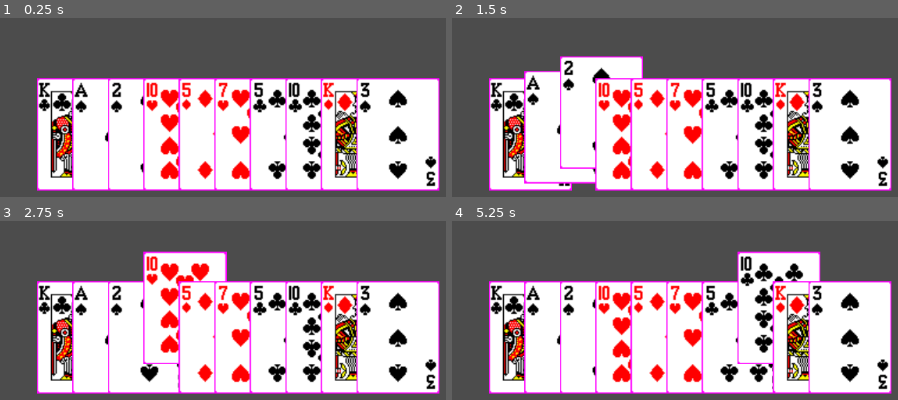
Above: before the commit, frames 1-4 (two rows, left to right).
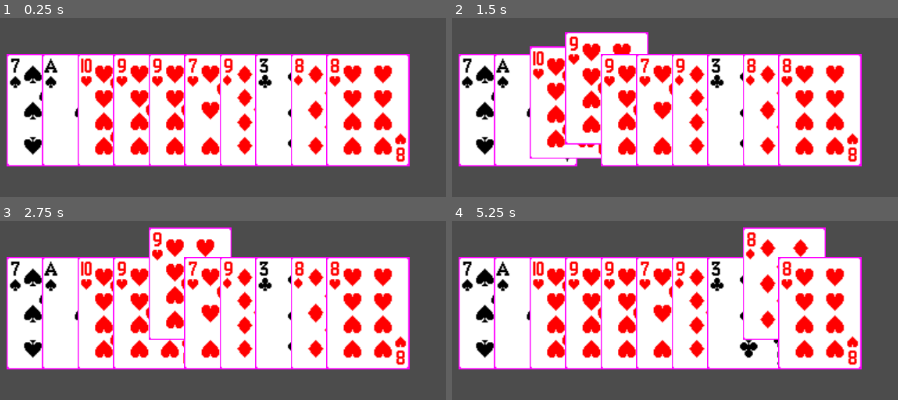
Above: after the commit, the same moments.

Repository: mhogar/CardGameEngine
Game: Godot game, scene res://core/Game.tscn
The game is run twice, just before and just after one commit, with the same random seed, the same clock (stepped at 60 frames per second) and the same inputs.
Inputs (mouse positions are in pixels of both pictures, inside the frame that each line leads up to):
- Up to frame 1 (0.25 s): no input
- Up to frame 2 (1.5 s): tap Enter at 0.5 s; move the mouse to (532, 134) at 0.52 s; click (532, 134) at 0.6 s; click (532, 134) at 1.25 s; move the mouse to (567, 134) at 1.27 s; click (567, 134) at 1.35 s
- Up to frame 3 (2.75 s): click (115, 337) at 2 s; move the mouse to (151, 337) at 2.02 s; click (151, 337) at 2.1 s
- Up to frame 4 (5.25 s): click (603, 337) at 2.75 s; move the mouse to (634, 337) at 2.77 s; click (634, 337) at 2.85 s; click (634, 337) at 3.5 s; move the mouse to (670, 337) at 3.52 s; click (670, 337) at 3.6 s; click (670, 337) at 4.25 s; move the mouse to (706, 337) at 4.27 s; click (706, 337) at 4.35 s; move the mouse to (741, 337) at 5.02 s; click (741, 337) at 5.1 s

The runs differ from the first frame. In frame 1, 52% of the frame differs, in the area x 1-99%, y 20-97%; in frame 2, 53%; in frame 3, 54%; in frame 4, 54%, in the area x 1-99%, y 3-97%.

Commit message:
Refactor deck into child hand node

Diff:
--- a/core/Deck.gd
+++ b/core/Deck.gd
@@ -1,27 +1,11 @@
 extends Node2D
 class_name Deck
 
-export var max_width : float
-
 onready var cards_node := $Cards
-
-var hovered_card_indices := []
-var selected_card_index : int = -1
 
 
 func _ready():
 	randomize()
-
-	create_deck(10)
-
-	var spacing := max_width / (num_cards() + 1)
-	for i in num_cards():
-		get_cards()[i].position.x = spacing * (i + 1) - (max_width / 2.0)
-
-
-func _process(delta):
-	if Input.is_action_just_pressed("confirm_card"):
-		print(selected_card_index)
 
 
 func num_cards() -> int:
@@ -30,47 +14,3 @@
 
 func get_cards() -> Array:
 	return cards_node.get_children()
-
-
-func create_deck(num_cards : int):
-	for index in num_cards:
-		var card : Card = preload("res://core/Card.tscn").instance()
-		card.value = randi() % Card.NUM_VALUES
-		card.suit = randi() % Card.NUM_SUITS
-
-		card.connect("card_mouse_entered", self, "_on_card_mouse_entered", [index])
-		card.connect("card_mouse_exited", self, "_on_card_mouse_exited", [index])
-		cards_node.add_child(card)
-
-
-func select_card(index : int):
-	var old_index := selected_card_index
-	selected_card_index = index
-
-	if index >= 0:
-		get_cards()[index].play_hover_anim()
-
-	if old_index >= 0:
-		get_cards()[old_index].play_hover_anim(true)
-
-
-func unselect_card(index : int):
-	hovered_card_indices.erase(index)
-	if index != selected_card_index:
-		return
-
-	if hovered_card_indices.empty():
-		select_card(-1)
-	else:
-		select_card(hovered_card_indices.max())
-
-
-func _on_card_mouse_entered(index : int):
-	hovered_card_indices.append(index)
-
-	if index > selected_card_index:
-		select_card(index)
-
-
-func _on_card_mouse_exited(index : int):
-	unselect_card(index)
--- a/core/Game.tscn
+++ b/core/Game.tscn
@@ -1,8 +1,8 @@
 [gd_scene load_steps=2 format=2]
 
-[ext_resource path="res://core/Deck.tscn" type="PackedScene" id=1]
+[ext_resource path="res://core/Hand.tscn" type="PackedScene" id=1]
 
 [node name="Game" type="Node2D"]
 
-[node name="Deck" parent="." instance=ExtResource( 1 )]
-position = Vector2( 531.462, 488.92 )
+[node name="Hand" parent="." instance=ExtResource( 1 )]
+position = Vector2( 492.73, 457.807 )
--- /dev/null
+++ b/core/Hand.gd
@@ -0,0 +1,63 @@
+extends Deck
+
+const MAX_WIDTH := 500.0
+
+var hovered_card_indices := []
+var selected_card_index : int = -1
+
+
+func _ready():
+	create_hand(10)
+
+	var spacing := MAX_WIDTH / (num_cards() + 1)
+	for i in num_cards():
+		get_cards()[i].position.x = spacing * (i + 1) - (MAX_WIDTH / 2.0)
+
+
+func _process(delta):
+	if Input.is_action_just_pressed("confirm_card"):
+		print(selected_card_index)
+
+
+func create_hand(num_cards : int):
+	for index in num_cards:
+		var card : Card = preload("res://core/Card.tscn").instance()
+		card.value = randi() % Card.NUM_VALUES
+		card.suit = randi() % Card.NUM_SUITS
+
+		card.connect("card_mouse_entered", self, "_on_card_mouse_entered", [index])
+		card.connect("card_mouse_exited", self, "_on_card_mouse_exited", [index])
+		cards_node.add_child(card)
+
+
+func select_card(index : int):
+	var old_index := selected_card_index
+	selected_card_index = index
+
+	if index >= 0:
+		get_cards()[index].play_hover_anim()
+
+	if old_index >= 0:
+		get_cards()[old_index].play_hover_anim(true)
+
+
+func unselect_card(index : int):
+	hovered_card_indices.erase(index)
+	if index != selected_card_index:
+		return
+
+	if hovered_card_indices.empty():
+		select_card(-1)
+	else:
+		select_card(hovered_card_indices.max())
+
+
+func _on_card_mouse_entered(index : int):
+	hovered_card_indices.append(index)
+
+	if index > selected_card_index:
+		select_card(index)
+
+
+func _on_card_mouse_exited(index : int):
+	unselect_card(index)
--- /dev/null
+++ b/core/Hand.tscn
@@ -0,0 +1,7 @@
+[gd_scene load_steps=3 format=2]
+
+[ext_resource path="res://core/Deck.tscn" type="PackedScene" id=1]
+[ext_resource path="res://core/Hand.gd" type="Script" id=2]
+
+[node name="Hand" instance=ExtResource( 1 )]
+script = ExtResource( 2 )
--- a/project.godot
+++ b/project.godot
@@ -34,8 +34,7 @@
 
 confirm_card={
 "deadzone": 0.5,
-"events": [ Object(InputEventKey,"resource_local_to_scene":false,"resource_name":"","device":0,"alt":false,"shift":false,"control":false,"meta":false,"command":false,"pressed":false,"scancode":32,"unicode":0,"echo":false,"script":null)
-, Object(InputEventMouseButton,"resource_local_to_scene":false,"resource_name":"","device":0,"alt":false,"shift":false,"control":false,"meta":false,"command":false,"button_mask":0,"position":Vector2( 0, 0 ),"global_position":Vector2( 0, 0 ),"factor":1.0,"button_index":1,"pressed":false,"doubleclick":false,"script":null)
+"events": [ Object(InputEventMouseButton,"resource_local_to_scene":false,"resource_name":"","device":0,"alt":false,"shift":false,"control":false,"meta":false,"command":false,"button_mask":0,"position":Vector2( 0, 0 ),"global_position":Vector2( 0, 0 ),"factor":1.0,"button_index":1,"pressed":false,"doubleclick":false,"script":null)
  ]
 }
 
